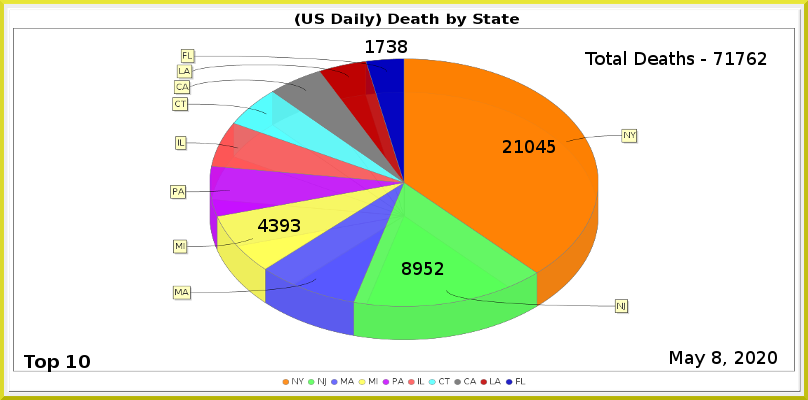
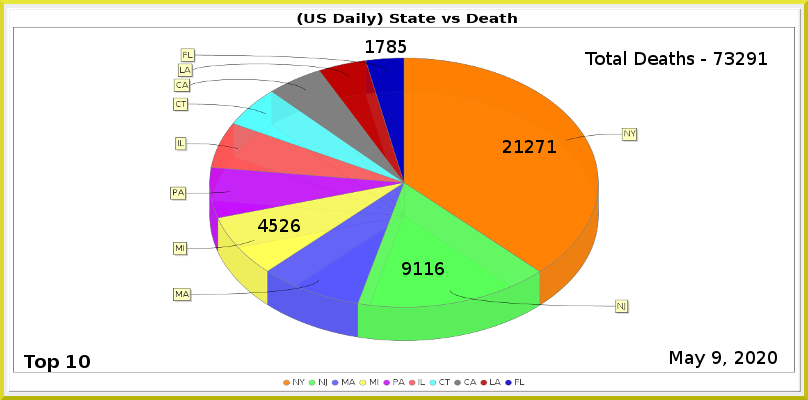
Layered file, before and after one edit (808×400). Changes by layer:
painted on "Least" over [387, 40, 407, 53]
painted on "MI" over [269, 219, 300, 232]
painted on "NJ" over [402, 262, 444, 275]
painted on "NY" over [525, 140, 556, 153]
renamed "Total Deaths - 71762" to "Total Deaths - 73291", painted on it over [725, 52, 767, 65]
painted on "Current Date" over [712, 351, 721, 364]
painted on "Death_by_State.png" over [8, 9, 801, 393]
